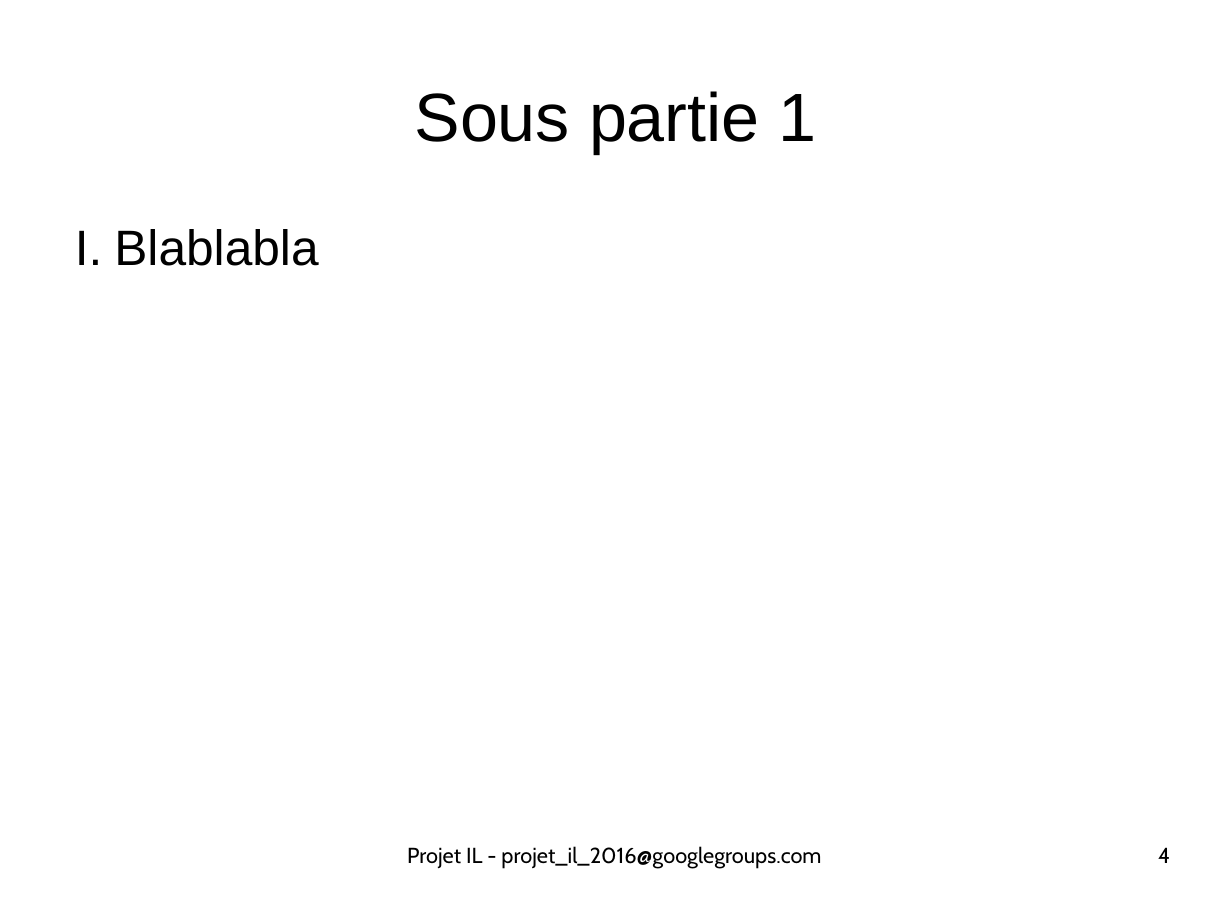
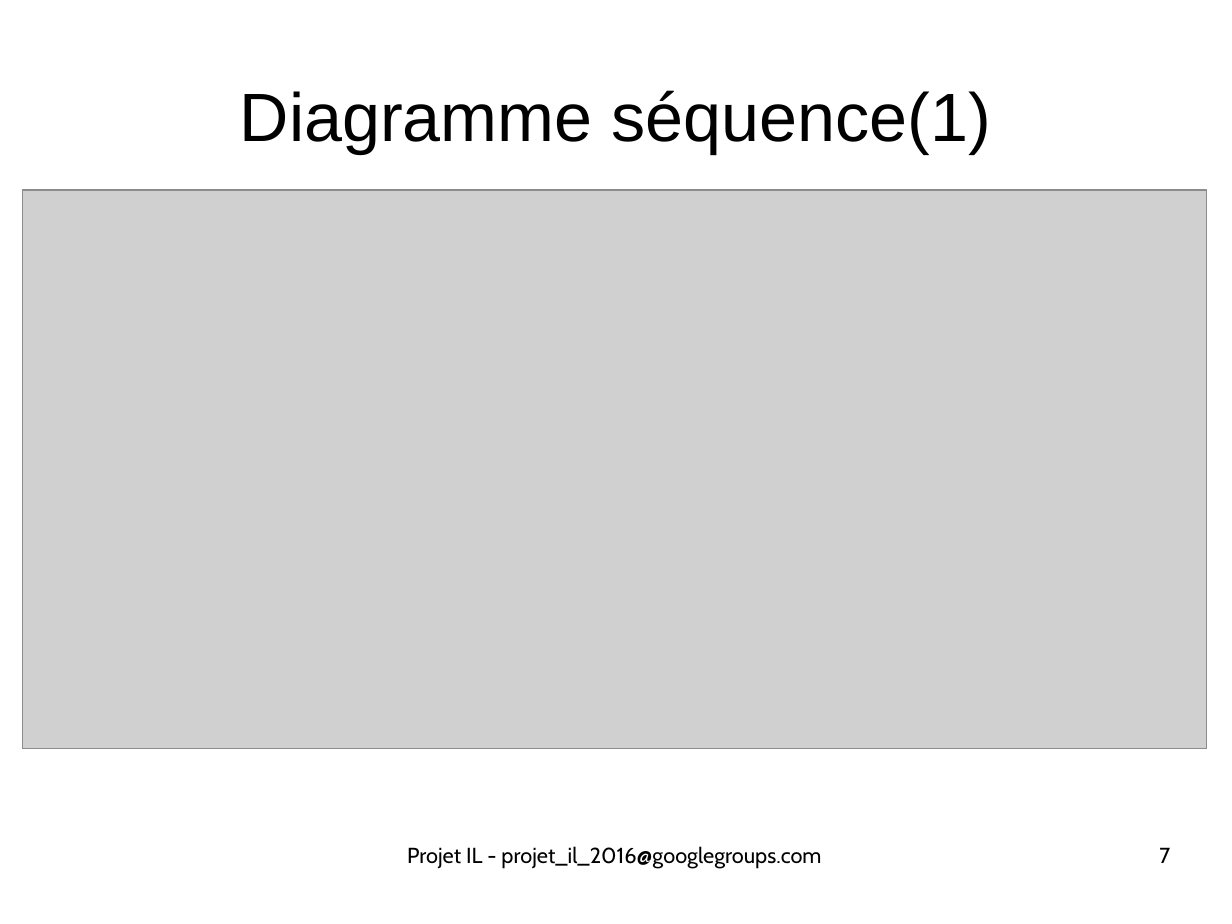
Before and after one commit to ScreachFr/ecours_DMCSBG, a slide deck: slide 7 of presentation_conception.odp (slide 4 before the commit). Drawn at 1232x924 pixels with LibreOffice and Linux fonts; fonts in the diff are those of the drawing; grey boxes stand for pictures. Boxes give left, top, right and bottom in pixels: in the first picture for what was removed or moved away, otherwise in the second. Text is boxed around its words. In the diff, an @@ line names an element or a change of style, - is before the commit and + after.

```diff
--- a/presentation_conception.odp
+++ b/presentation_conception.odp
@@ title at box(240, 90, 992, 153): text changed @@
-Sous partie 1
+Diagramme séquence(1)
@@ picture added at box(22, 190, 1207, 749) @@
@@ text removed at box(114, 229, 318, 266) @@
-I. Blablabla
@@ page number at box(1159, 847, 1170, 863): text changed @@
-4
+7
```
Also in this commit, not shown: 6 other slides changed, 7 slides added, 9 other files.
